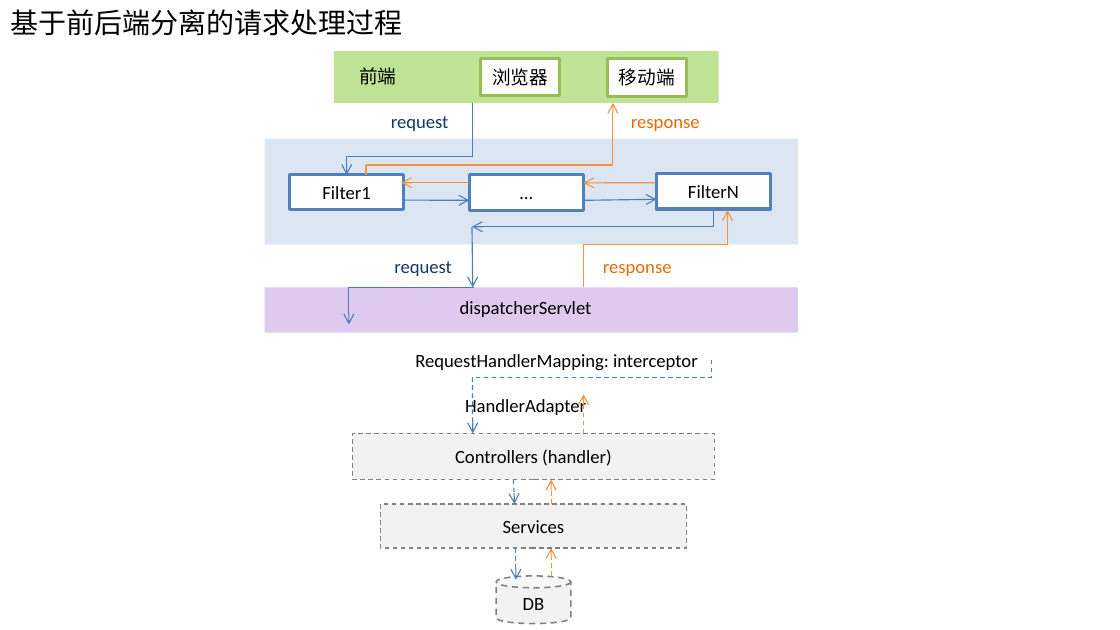
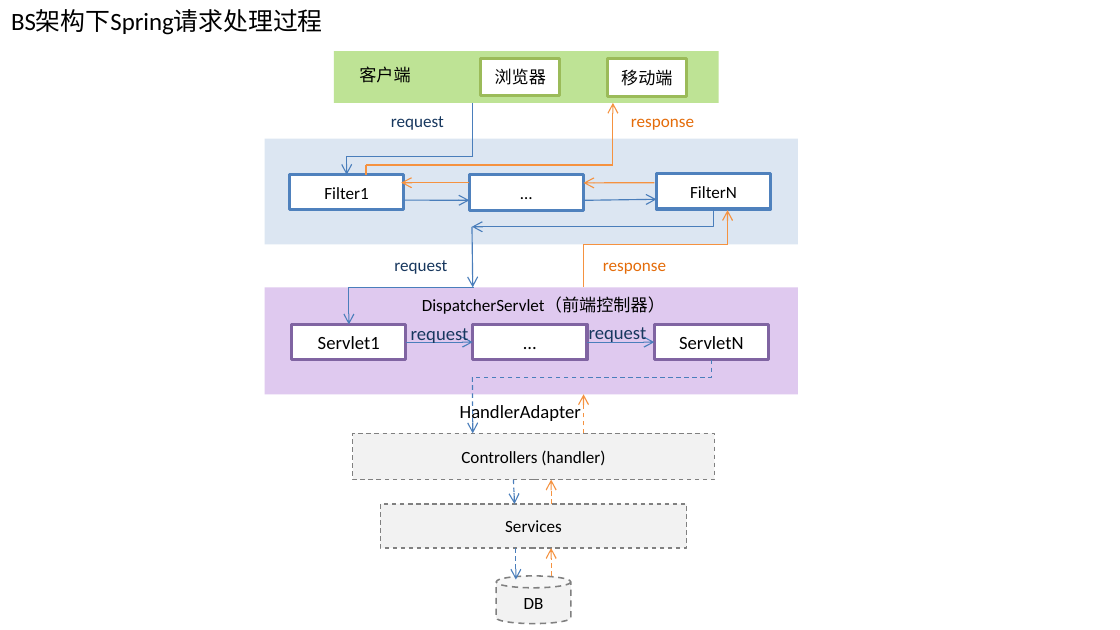
Before and after one commit to SherryLang/javalearning, a slide deck: slide 4 of issueImages/web context loading process.pptx. Drawn at 1120x630 pixels with LibreOffice and Linux fonts; fonts in the diff are those of the drawing. Boxes give left, top, right and bottom in pixels: in the first picture for what was removed or moved away, otherwise in the second. Text is boxed around its words. In the diff, an @@ line names an element or a change of style, - is before the commit and + after.

Commit message:
[MOD]修改SpringMVC运行过程原理图

```diff
--- a/issueImages/web context loading process.pptx
+++ b/issueImages/web context loading process.pptx
@@ text at box(11, 10, 323, 35): text changed; size 18 to 16 pt @@
-基于前后端分离的请求处理过程
+BS架构下Spring请求处理过程
@@ text at box(359, 66, 410, 83): text changed; size 12 to 11 pt @@
-前端
+客户端
@@ size 12 to 11 pt in 11 elements at box(290, 175, 404, 209), box(656, 174, 771, 208), box(480, 58, 560, 95), box(607, 58, 687, 96), box(353, 433, 715, 479), box(381, 504, 687, 548), box(496, 576, 571, 624), box(391, 116, 444, 130), box(394, 260, 447, 274), box(603, 262, 666, 274), box(631, 118, 694, 130) @@
@@ rectangle: place and size @@
-rectangle at box(264, 288, 797, 333)
+rectangle at box(264, 288, 797, 395)
@@ text added at box(422, 297, 665, 314), 11 pt, text #000000 @@
+DispatcherServlet（前端控制器）
@@ rectangle added at box(291, 325, 405, 360), fill #FFFFFF, outline #8064A2 2 pt, 12 pt, text #000000 @@
+Servlet1
@@ text added at box(411, 328, 469, 346), 12 pt, text #17375E @@
+request
@@ text removed at box(460, 301, 592, 317) @@
-dispatcherServlet
@@ rectangle added at box(473, 325, 587, 360), fill #FFFFFF, outline #8064A2 2 pt, 12 pt, text #000000 @@
+…
@@ text added at box(589, 327, 647, 343), 12 pt, text #17375E @@
+request
@@ rectangle added at box(654, 325, 768, 360), fill #FFFFFF, outline #8064A2 2 pt, 12 pt, text #000000 @@
+ServletN
@@ arrow added from (407, 342) to (473, 342), #4B7EBC 0.75 pt @@
@@ text removed at box(415, 354, 698, 371) @@
-RequestHandlerMapping: interceptor
@@ arrow added from (587, 342) to (654, 342), #4B7EBC 0.75 pt @@
@@ text "HandlerAdapter": place and size @@
-text "HandlerAdapter" at box(465, 397, 586, 418)
+text "HandlerAdapter" at box(460, 403, 581, 424)
```
Also in this commit, not shown: 1 other slide changed.
